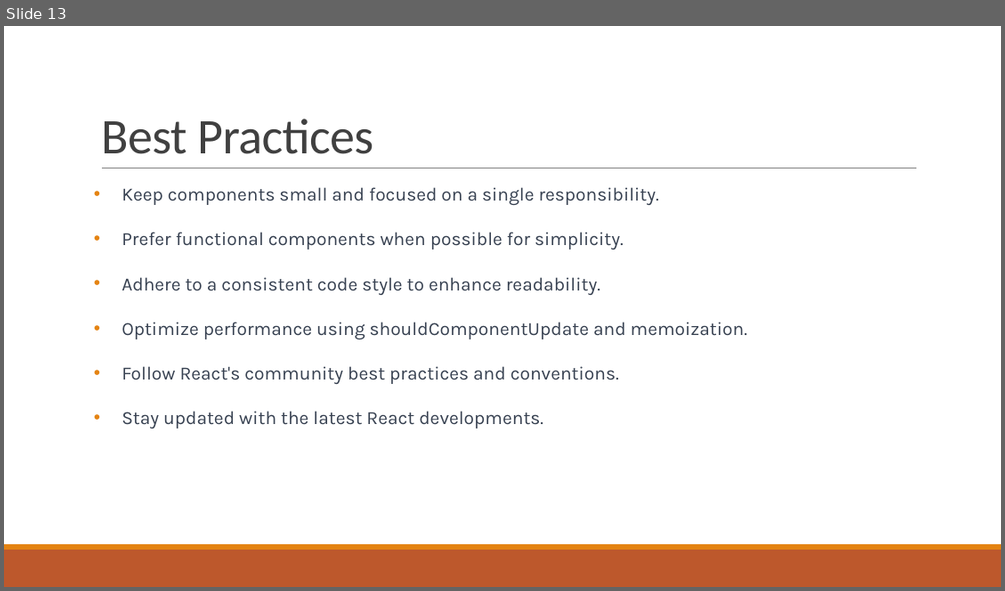
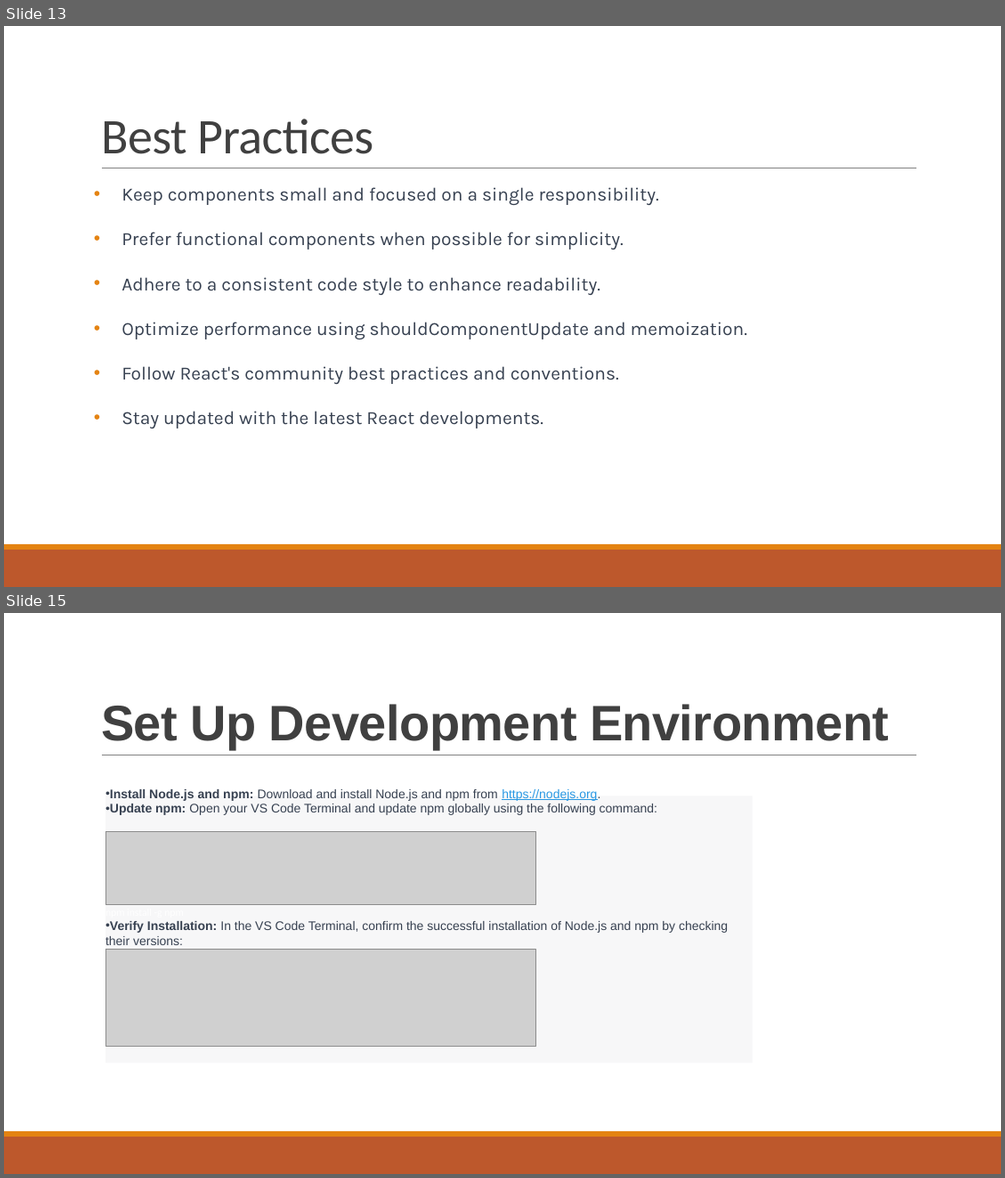
Before and after one commit to satyasingotam/Project1-ModernSwDevelopment, a slide deck: ModernSwDev_Project1/React JS Framework.pptx. Shown one above the other, each under a label of ours: slide 13 before the commit, slides 13 and 15 after it; the slides between them are not shown. The pictures are 1005x591 and 1005x1178 pixels, drawn with LibreOffice and Linux fonts; fonts in the diff are those of the drawing; grey boxes stand for pictures. Boxes give left, top, right and bottom in pixels: in the first picture for what was removed or moved away, otherwise in the second. Text is boxed around its words. In the diff, an @@ line names an element or a change of style, - is before the commit and + after.

```diff
--- a/ModernSwDev_Project1/React JS Framework.pptx
+++ b/ModernSwDev_Project1/React JS Framework.pptx
@@ slide 15 added at bbox=[4, 613, 1001, 1174], background #FFFFFF; not listed: 3 template elements that a slide beside it also shows @@
@@ title added at bbox=[101, 704, 889, 749], 48 pt, text #404040, bold @@
+Set Up Development Environment
@@ text added at bbox=[105, 793, 752, 1067], fill #F7F7F8, 12 pt, text #374151 @@
+• Install Node.js and npm: Download and install Node.js and npm from https://nodejs.org.
+• Update npm: Open your VS Code Terminal and update npm globally using the following command:
+npm install -g npm
+• Verify Installation: In the VS Code Terminal, confirm the successful installation of Node.js and npm by checking their versions:
@@ picture added at bbox=[105, 831, 535, 905] @@
@@ picture added at bbox=[105, 949, 535, 1046] @@
```
Also in this commit, not shown: 4 other slides added.
